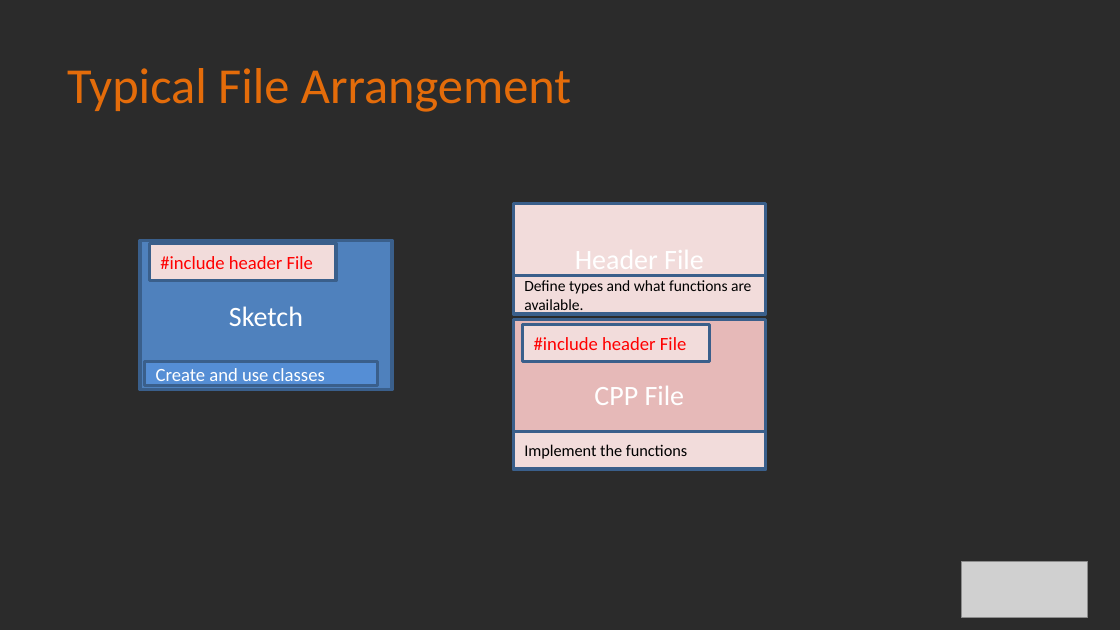
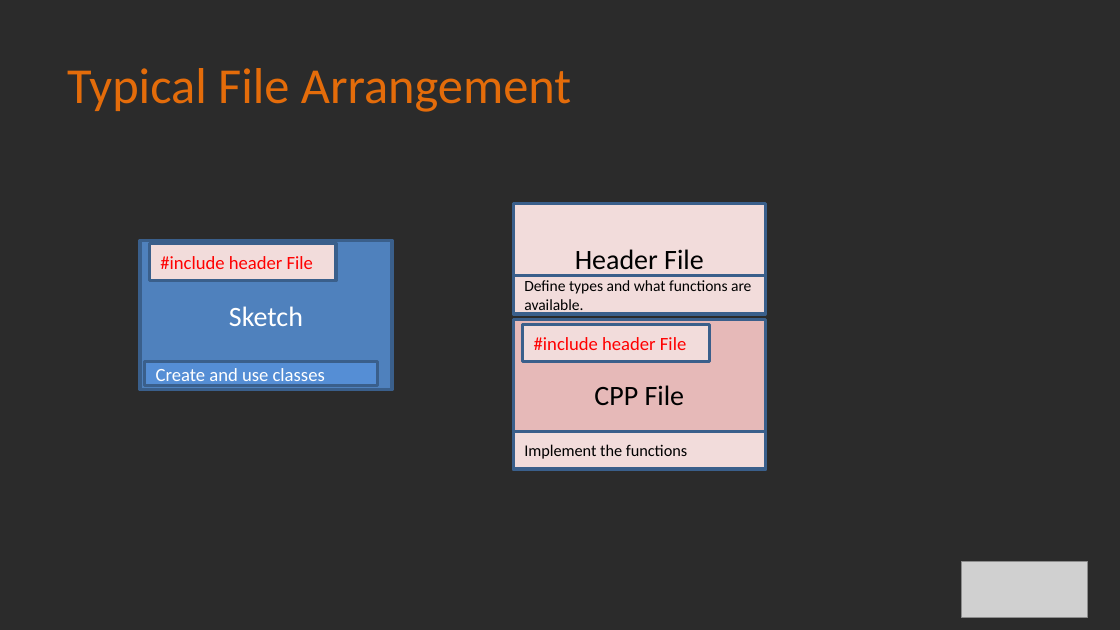
Before and after one commit to Alan-Lomax/MERG-SIG-Presentations, a slide deck: slide 13 of Introduction to Class Programming Part 2.pptx. Drawn at 1120x630 pixels with LibreOffice and Linux fonts; fonts in the diff are those of the drawing; grey boxes stand for pictures; background and template pictures are left out; a plain dark background stands for a picture behind light text. Boxes give left, top, right and bottom in pixels: in the first picture for what was removed or moved away, otherwise in the second. Text is boxed around its words. In the diff, an @@ line names an element or a change of style, - is before the commit and + after.

```diff
--- a/Introduction to Class Programming Part 2.pptx
+++ b/Introduction to Class Programming Part 2.pptx
@@ rectangle "Header File" at [513, 204, 765, 315]: text colour #FFFFFF to #000000 @@
@@ rectangle "CPP File" at [513, 319, 765, 468]: text colour #FFFFFF to #000000 @@
```
Also in this commit, not shown: 10 other slides changed, 1 slide added, 1 slide removed.
